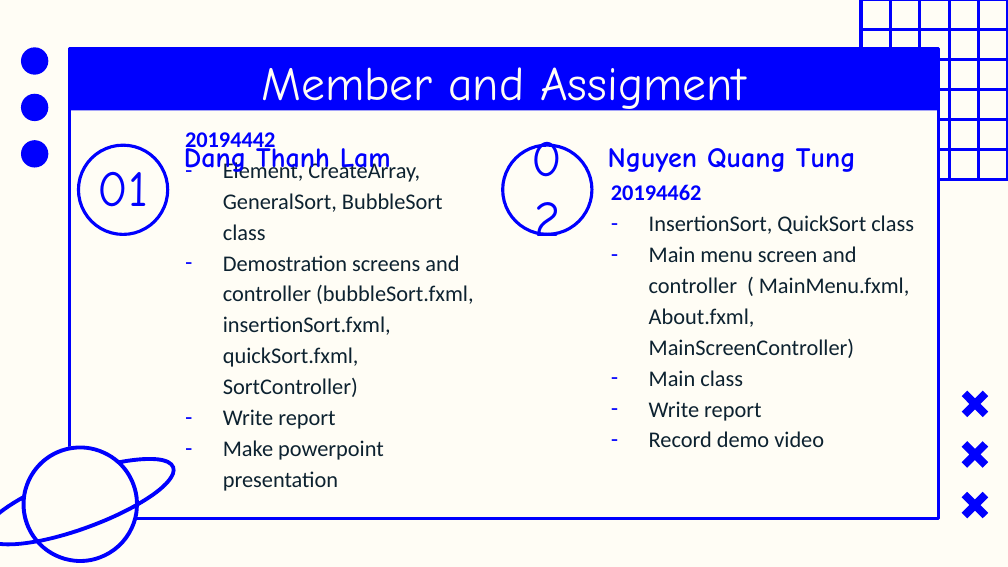
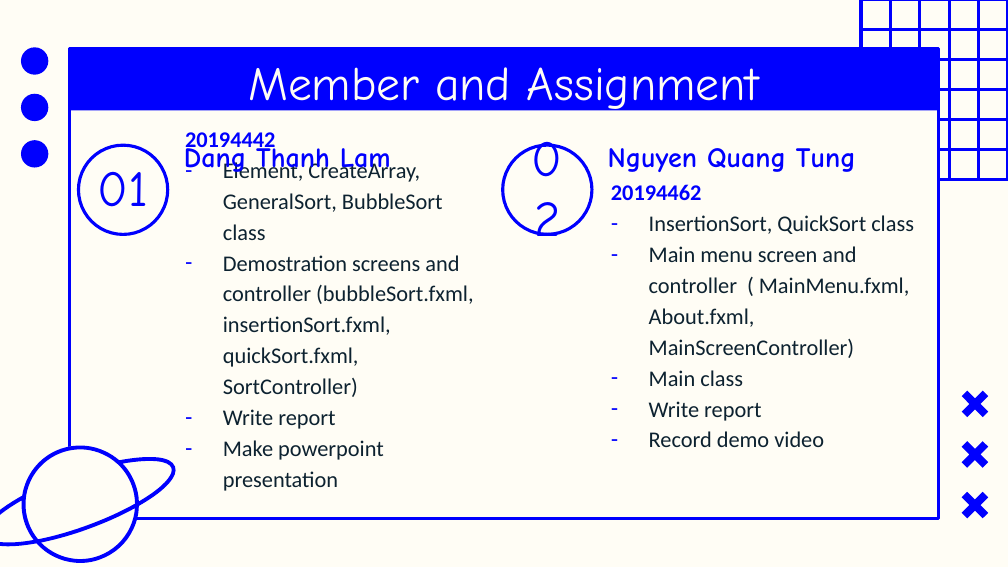
Before and after one commit to thanhlam104/Sorting-Algorithm-Visualization, a slide deck: slide 2 of Presentation/Presentation_OOP_team10.pptx. Drawn at 1008x567 pixels with LibreOffice and Linux fonts; fonts in the diff are those of the drawing; background and template pictures are left out. Boxes give left, top, right and bottom in pixels: in the first picture for what was removed or moved away, otherwise in the second. Text is boxed around its words. In the diff, an @@ line names an element or a change of style, - is before the commit and + after.

```diff
--- a/Presentation/Presentation_OOP_team10.pptx
+++ b/Presentation/Presentation_OOP_team10.pptx
@@ title at <box>248,67,759,115</box>: text changed @@
-Member and Assigment
+Member and Assignment
```
Also in this commit, not shown: 2 other slides changed.
